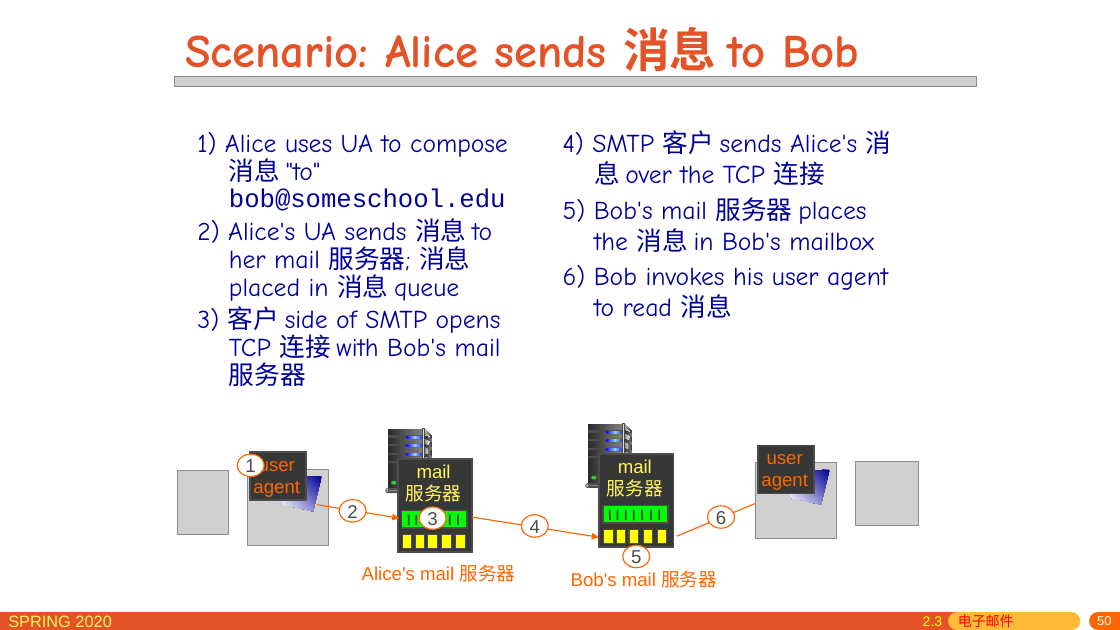
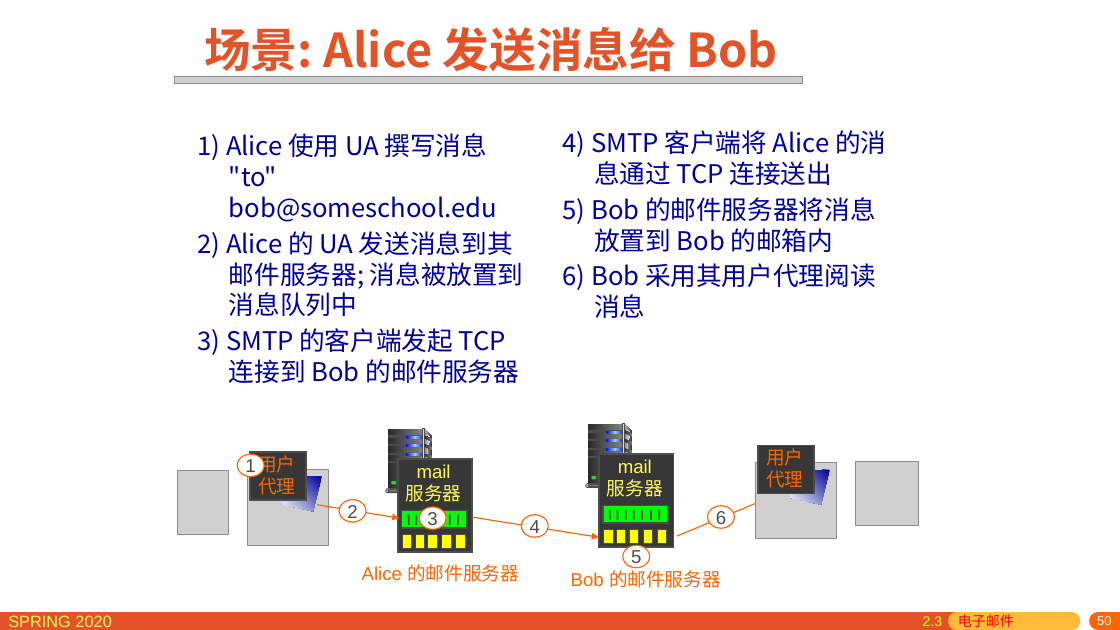
Before and after one commit to network-distributed/presentations, a slide deck: slide 50 of chapter2_cn.pptx. Drawn at 1120x630 pixels with LibreOffice and Linux fonts; fonts in the diff are those of the drawing; grey boxes stand for pictures. Boxes give left, top, right and bottom in pixels: in the first picture for what was removed or moved away, otherwise in the second. Text is boxed around its words. In the diff, an @@ line names an element or a change of style, - is before the commit and + after.

```diff
--- a/chapter2_cn.pptx
+++ b/chapter2_cn.pptx
@@ title at box(204, 27, 778, 80): text changed; font Comic Neue to Noto Sans CJK SC @@
-Scenario: Alice sends 消息 to Bob
+场景: Alice 发送消息给 Bob
@@ picture: place and size @@
-picture at box(175, 76, 977, 87)
+picture at box(175, 76, 802, 84)
@@ text at box(197, 133, 524, 383): text changed; font Comic Neue to Noto Sans CJK SC @@
-1) Alice uses UA to compose 消息 "to" bob@someschool.edu
-2) Alice's UA sends 消息 to her mail 服务器; 消息 placed in 消息 queue
-3) 客户 side of SMTP opens TCP 连接 with Bob's mail 服务器
+1) Alice 使用 UA 撰写消息 "to" bob@someschool.edu
+2) Alice 的 UA 发送消息到其 邮件服务器; 消息被放置到 消息队列中
+3) SMTP 的客户端发起 TCP 连接到 Bob 的邮件服务器
@@ text at box(563, 130, 886, 318): text changed; font Comic Neue to Noto Sans CJK SC @@
-4) SMTP 客户 sends Alice's 消息 over the TCP 连接
-5) Bob's mail 服务器 places the 消息 in Bob's mailbox
-6) Bob invokes his user agent to read 消息
+4) SMTP 客户端将 Alice 的消息通过 TCP 连接送出
+5) Bob 的邮件服务器将消息放置到 Bob 的邮箱内
+6) Bob 采用其用户代理阅读消息
@@ text at box(766, 448, 803, 488): text changed @@
-user
-agent
+用户
+代理
@@ text at box(258, 455, 295, 495): text changed @@
-user
-agent
+用户
+代理
@@ text at box(362, 564, 519, 582): text changed @@
-Alice's mail 服务器
+Alice 的邮件服务器
@@ text at box(571, 566, 721, 588): text changed @@
-Bob's mail 服务器
+Bob 的邮件服务器
```
Also in this commit, not shown: 71 other slides changed, 1 other file.
